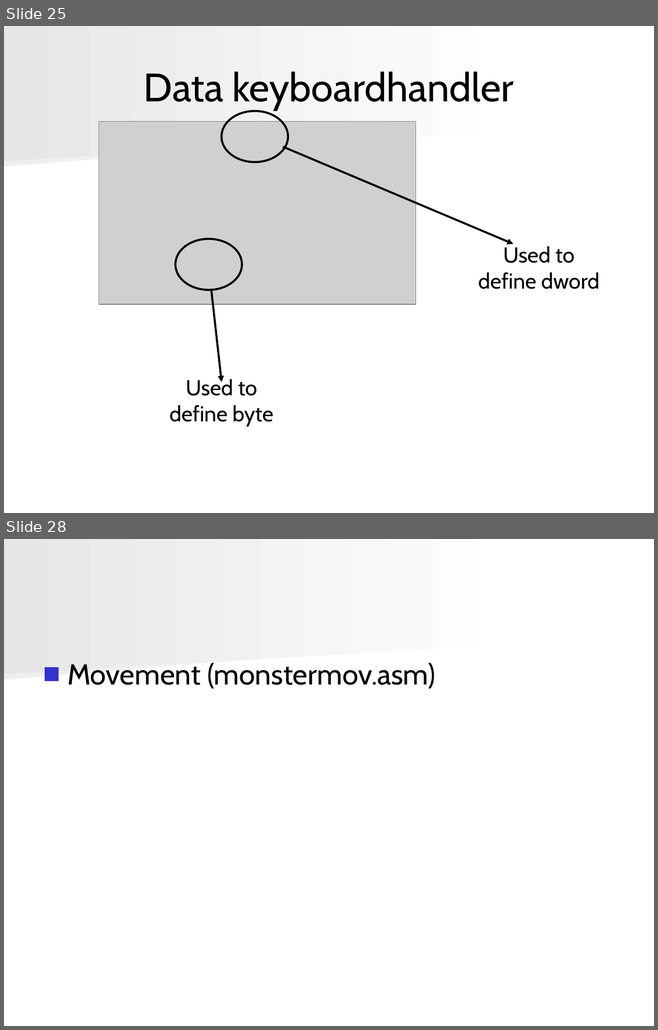
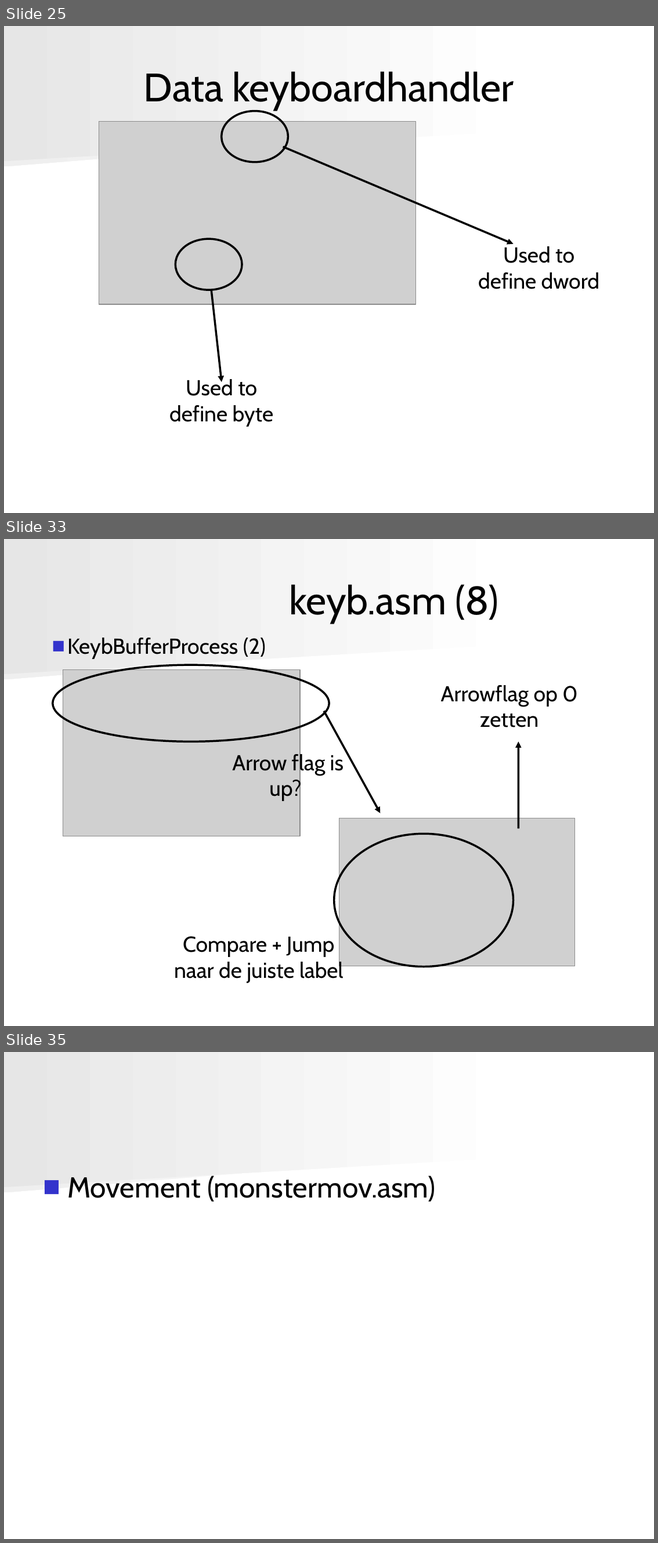
Before and after one commit to angryzor/space_invaders_8086, a slide deck: Presentatie.ppt. Shown one above the other, each under a label of ours: slides 25 and 28 before the commit, slides 25, 33 and 35 after it; the slides between them are not shown. The pictures are 658x1030 and 658x1543 pixels, drawn with LibreOffice and Linux fonts; fonts in the diff are those of the drawing; grey boxes stand for pictures. Boxes give left, top, right and bottom in pixels: in the first picture for what was removed or moved away, otherwise in the second. Text is boxed around its words. In the diff, an @@ line names an element or a change of style, - is before the commit and + after.

```diff
--- a/Presentatie.ppt
+++ b/Presentatie.ppt
@@ slide 33 added at box(4, 539, 654, 1026), background #FFFFFF; not listed: 2 template elements that a slide beside it also shows @@
@@ title added at box(289, 584, 499, 624), 44 pt, text #000000 @@
+keyb.asm (8)
@@ text added at box(67, 638, 266, 658), 24 pt, text #000000 @@
+■ KeybBufferProcess (2)
@@ ellipse added at box(53, 665, 329, 741), outline #000000 2.24 pt @@
@@ picture added at box(63, 670, 300, 837) @@
@@ text added at box(441, 685, 578, 727), 24 pt, text #000000 @@
+Arrowflag op 0 zetten
@@ arrow added from (324, 711) to (380, 813), #000000 2.24 pt @@
@@ arrow added from (518, 829) to (518, 741), #000000 2.24 pt @@
@@ text added at box(232, 752, 343, 801), 24 pt, text #000000 @@
+Arrow flag is up?
@@ ellipse added at box(334, 834, 513, 967), outline #000000 2.24 pt @@
@@ picture added at box(339, 819, 575, 966) @@
@@ text added at box(174, 936, 343, 983), 24 pt, text #000000 @@
+Compare + Jump naar de juiste label
@@ what was slide 28 is now slide 35 @@
```
Also in this commit, not shown: 7 other slides added, 1 slide removed.
